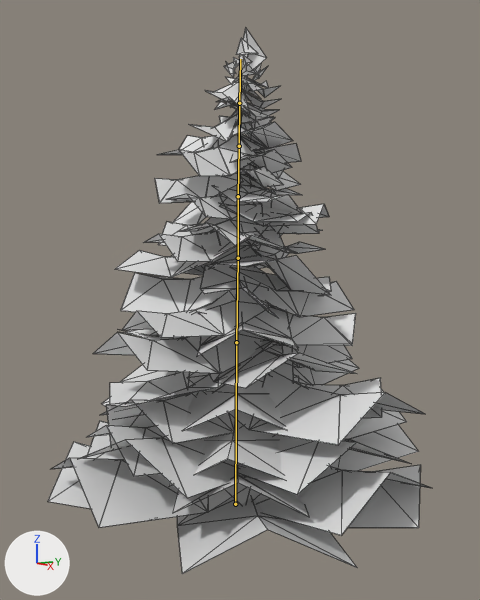
The Blender file Tools/Models/Props/pine_tree1.blend as it was, and as the next commit left it.
Camera for both pictures: a 50 mm camera at (197.2, -126.8, 107.5) aimed at (0.4, 1.1, 78.8). Arrows for +X, +Y and +Z are at lower left; the lights stay in place. Both versions are drawn at the pose saved in each file; the numbers are the values there. The bones that bend it are drawn over the model as lines. Mesh edges are drawn as thin lines.

Names of what the first picture shows: 'pine4m_pine-trunk'.
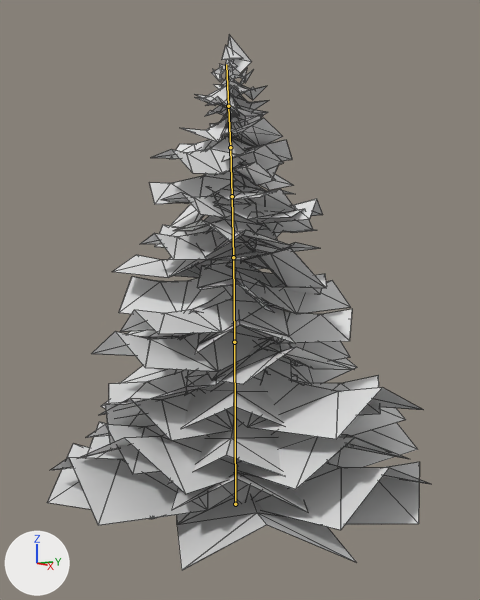
The edits, one by one:
Bone 'Bone' (bone_bone) turns from (0, 0, -1) to (0, 0, 1) degrees about its own x, y and z.
Bone 'Bone.001' (bone_bone_001) turns from (0, 0, 1) to (0, 0, 0) degrees about its own x, y and z.
Bone 'Bone.003' (bone_bone_003) turns from (0, 0, 1) to (0, 0, -1) degrees about its own x, y and z.
Bone 'Bone.004' (bone_bone_004) turns from (0, 0, 0) to (0, 0, -1) degrees about its own x, y and z.

Changed parts and their boxes [x1, y1, x2, y2] in the pictures (480 x 600 px):
'pine4m_pine-trunk', posed: before [48, 28, 431, 574]; after [48, 34, 430, 570]
bone 'Bone', root to tip: before (235, 504) to (236, 342); after (235, 504) to (234, 342)
bone 'Bone.001', root to tip: before (236, 342) to (238, 258); after (234, 342) to (233, 257)
bone 'Bone.003', root to tip: before (238, 196) to (239, 146); after (232, 196) to (230, 147)
bone 'Bone.004', root to tip: before (239, 146) to (239, 103); after (230, 147) to (228, 106)
